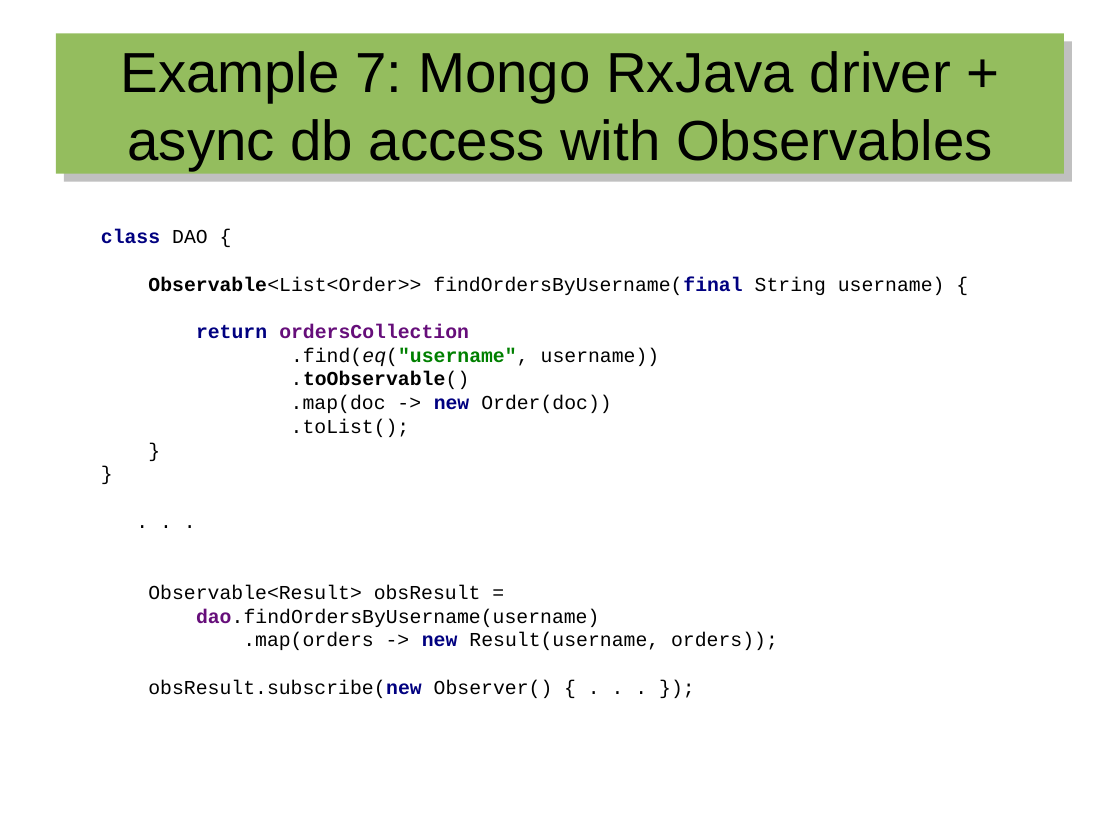
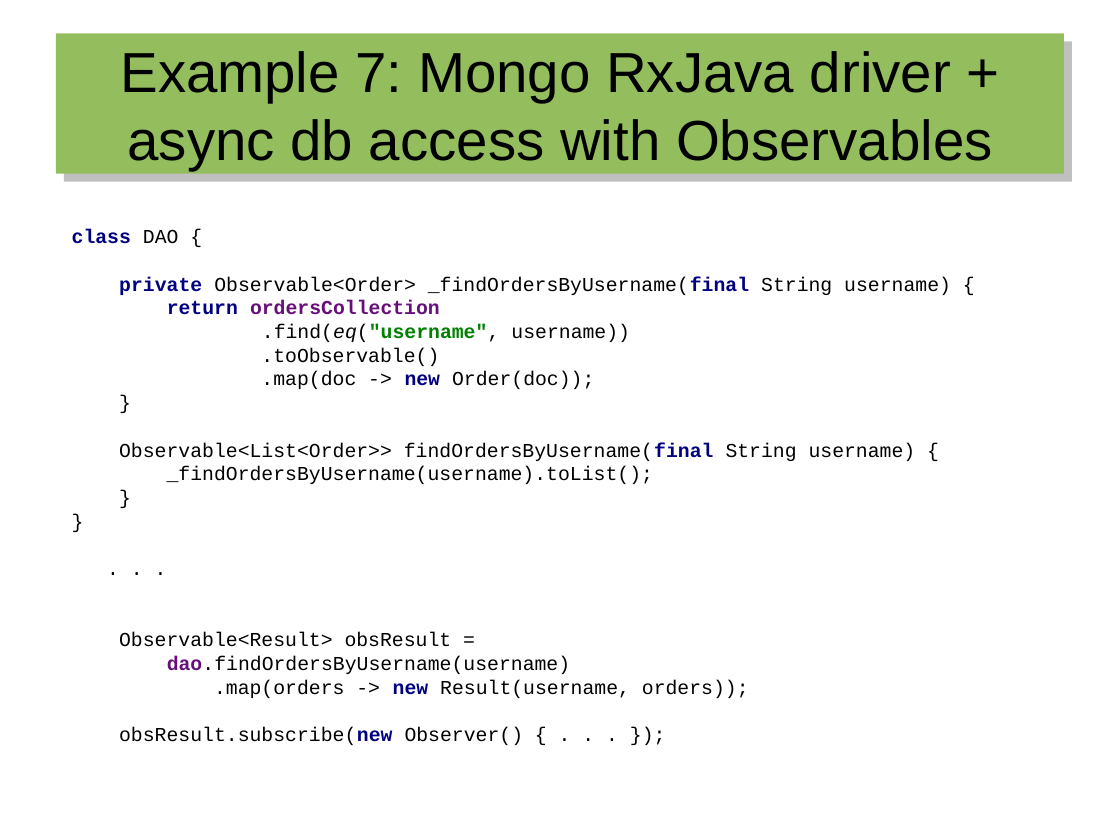
Before and after one commit to hermannhueck/reactive-mongo-access, a slide deck: slide 37 of Slides/2016-06_Reactive Mongo Access from Java 8.odp (slide 35 before the commit). Drawn at 1120x840 pixels with LibreOffice and Linux fonts; fonts in the diff are those of the drawing. Boxes give left, top, right and bottom in pixels: in the first picture for what was removed or moved away, otherwise in the second. Text is boxed around its words. In the diff, an @@ line names an element or a change of style, - is before the commit and + after.

Commit message:
Scala Slides; New examples with Casbah driver; Some code improvements

```diff
--- a/Slides/2016-06_Reactive Mongo Access from Java 8.odp
+++ b/Slides/2016-06_Reactive Mongo Access from Java 8.odp
@@ text "class DAO { private Observable<Order> ...": place and size @@
-text "class DAO { private Observable<Order> ..." at (101,229,945,698)
+text "class DAO { private Observable<Order> ..." at (72,229,951,745)
@@ text at (72,229,951,484): text changed @@
-class DAO {
-Observable<List<Order>> findOrdersByUsername(final String username) {
-return ordersCollection
-.find(eq("username", username))
-.toObservable()
-.map(doc -> new Order(doc))
-.toList();
-}
-}
+class DAO {
+private Observable<Order> _findOrdersByUsername(final String username) {
+return ordersCollection
+.find(eq("username", username))
+.toObservable()
+.map(doc -> new Order(doc));
+}
+Observable<List<Order>> findOrdersByUsername(final String username) {
+_findOrdersByUsername(username).toList();
+}
+}
```
Also in this commit, not shown: 33 other slides changed, 4 slides added, 1 slide removed, 30 other files.
